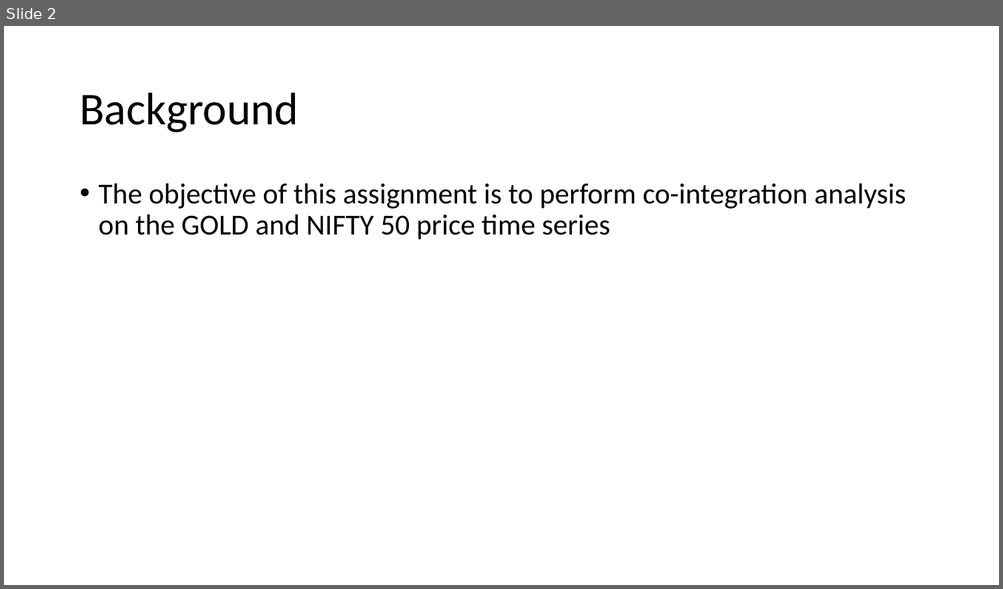
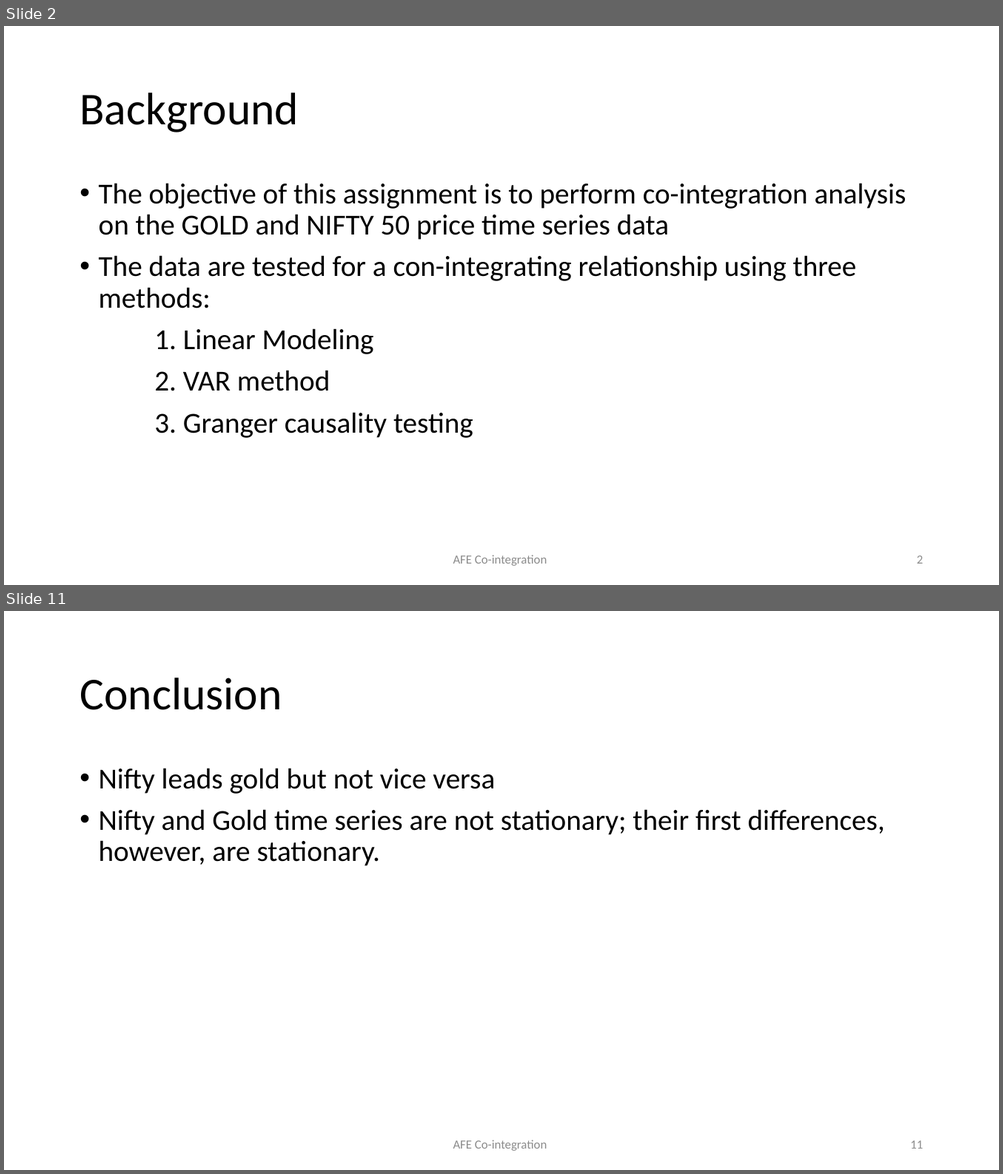
Before and after one commit to snimkar0924/PGCDS, a slide deck: Applied Econometrics/ASSIGNMENT 3 - cointegration/PGCDS ASSIGNMENT 3 - Co-integration.pptx. Shown one above the other, each under a label of ours: slide 2 before the commit, slides 2 and 11 after it; the slides between them are not shown. The pictures are 1003x589 and 1003x1174 pixels, drawn with LibreOffice and Linux fonts; fonts in the diff are those of the drawing. Boxes give left, top, right and bottom in pixels: in the first picture for what was removed or moved away, otherwise in the second. Text is boxed around its words. In the diff, an @@ line names an element or a change of style, - is before the commit and + after.

```diff
--- a/Applied Econometrics/ASSIGNMENT 3 - cointegration/PGCDS ASSIGNMENT 3 - Co-integration.pptx
+++ b/Applied Econometrics/ASSIGNMENT 3 - cointegration/PGCDS ASSIGNMENT 3 - Co-integration.pptx
@@ slide 11 added at bbox=[4, 611, 999, 1170], background #FFFFFF @@
@@ title added at bbox=[79, 678, 282, 710], 44 pt, text #000000 @@
+Conclusion
@@ text added at bbox=[99, 768, 885, 866], 28 pt, text #000000 @@
+• Nifty leads gold but not vice versa
+• Nifty and Gold time series are not stationary; their first differences, however, are stationary.
@@ text added at bbox=[453, 1140, 547, 1151], 12 pt, text #8C8C8C @@
+AFE Co-integration
@@ page number added at bbox=[910, 1141, 922, 1149], 12 pt, text #8C8C8C @@
+11
@@ slide 2 changed as well @@
@@ text at bbox=[99, 183, 906, 438]: text changed @@
-• The objective of this assignment is to perform co-integration analysis on the GOLD and NIFTY 50 price time series
+• The objective of this assignment is to perform co-integration analysis on the GOLD and NIFTY 50 price time series data
+• The data are tested for a con-integrating relationship using three methods:
+1. Linear Modeling
+2. VAR method
+3. Granger causality testing
@@ text added at bbox=[453, 555, 547, 566], 12 pt, text #8C8C8C @@
+AFE Co-integration
@@ page number added at bbox=[916, 556, 922, 564], 12 pt, text #8C8C8C @@
+2
```
Also in this commit, not shown: 1 other slide changed, 9 other slides added, 8 other files.
